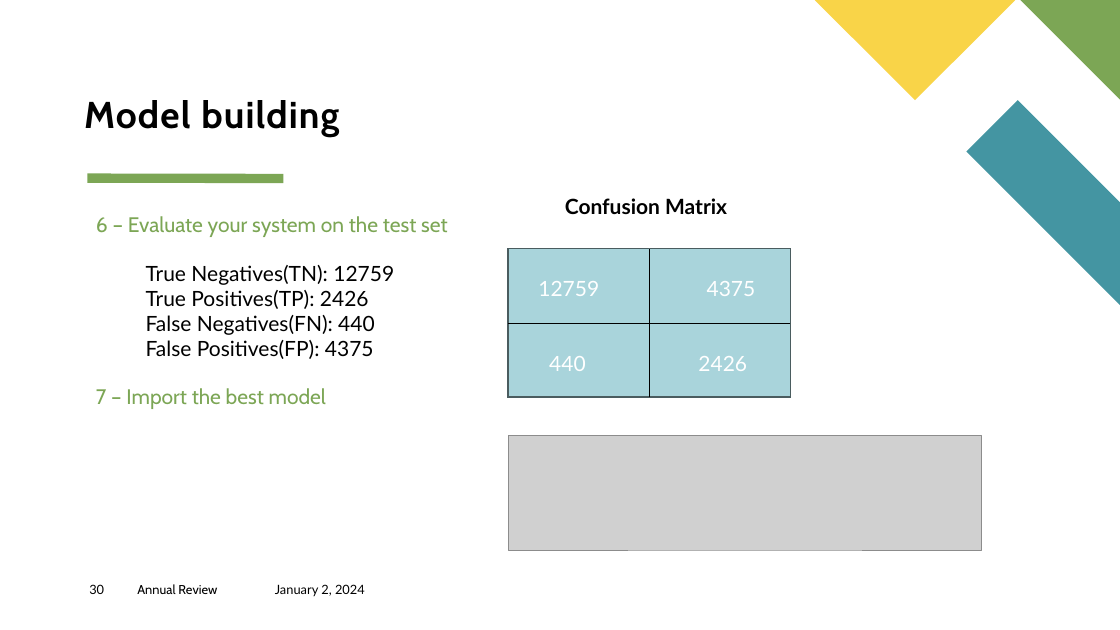
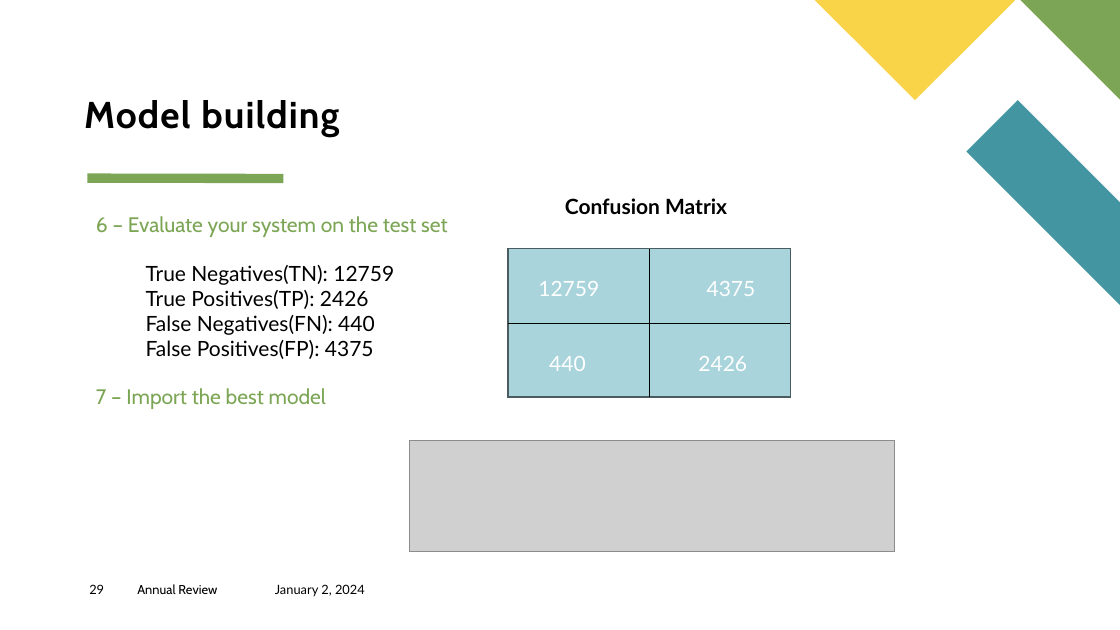
Before and after one commit to AlyAEE/Sports-Wear-Group-Classification-Project, a slide deck: slide 29 of Sport Wear Group Analytics.pptx (slide 30 before the commit). Drawn at 1120x630 pixels with LibreOffice and Linux fonts; fonts in the diff are those of the drawing; grey boxes stand for pictures. Boxes give left, top, right and bottom in pixels: in the first picture for what was removed or moved away, otherwise in the second. Text is boxed around its words. In the diff, an @@ line names an element or a change of style, - is before the commit and + after.

```diff
--- a/Sport Wear Group Analytics.pptx
+++ b/Sport Wear Group Analytics.pptx
@@ picture: place and size @@
-picture at bbox=[508, 436, 982, 550]
+picture at bbox=[409, 440, 895, 552]
@@ page number at bbox=[89, 584, 104, 594]: text changed @@
-30
+29
```
Also in this commit, not shown: 1 slide removed, 1 other file.
